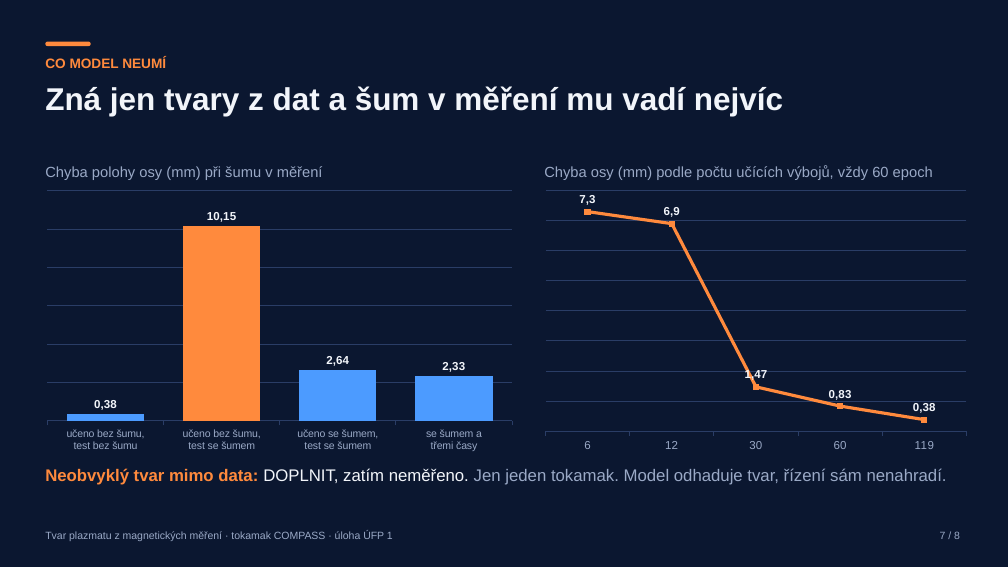
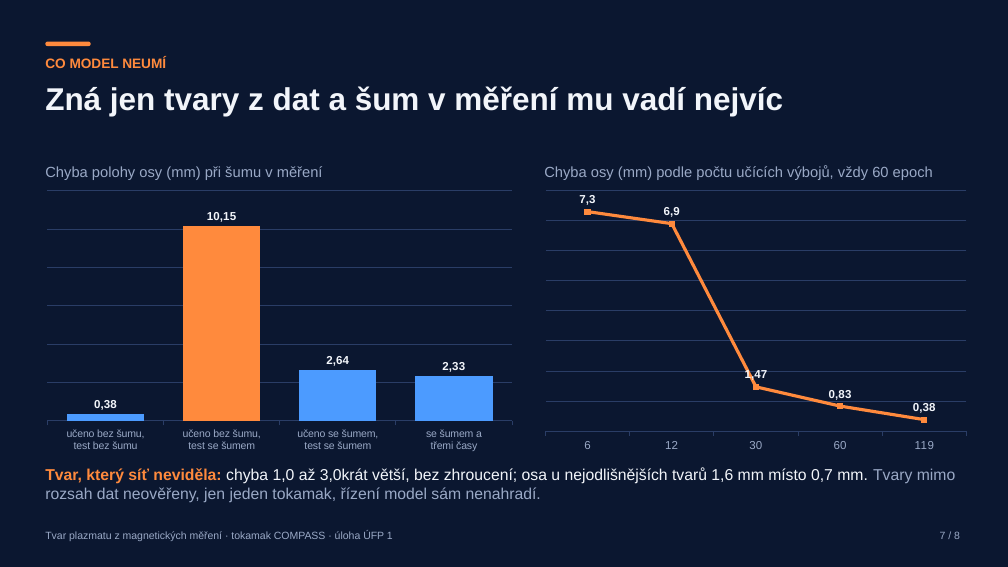
Before and after one commit to mschiller890/hackathon, a slide deck: slide 12 of presentation/deck/slides.pptx. Drawn at 1008x567 pixels with LibreOffice and Linux fonts; fonts in the diff are those of the drawing. Boxes give left, top, right and bottom in pixels: in the first picture for what was removed or moved away, otherwise in the second. Text is boxed around its words. In the diff, an @@ line names an element or a change of style, - is before the commit and + after.

```diff
--- a/presentation/deck/slides.pptx
+++ b/presentation/deck/slides.pptx
@@ text at box(45, 467, 955, 502): text changed; size 16 to 15 pt; text colour #9AA9C6 to #F2F5FA @@
-Neobvyklý tvar mimo data: DOPLNIT, zatím neměřeno. Jen jeden tokamak. Model odhaduje tvar, řízení sám nenahradí.
+Tvar, který síť neviděla: chyba 1,0 až 3,0krát větší, bez zhroucení; osa u nejodlišnějších tvarů 1,6 mm místo 0,7 mm. Tvary mimo rozsah dat neověřeny, jen jeden tokamak, řízení model sám nenahradí.
```
Also in this commit, not shown: 1 other file.
